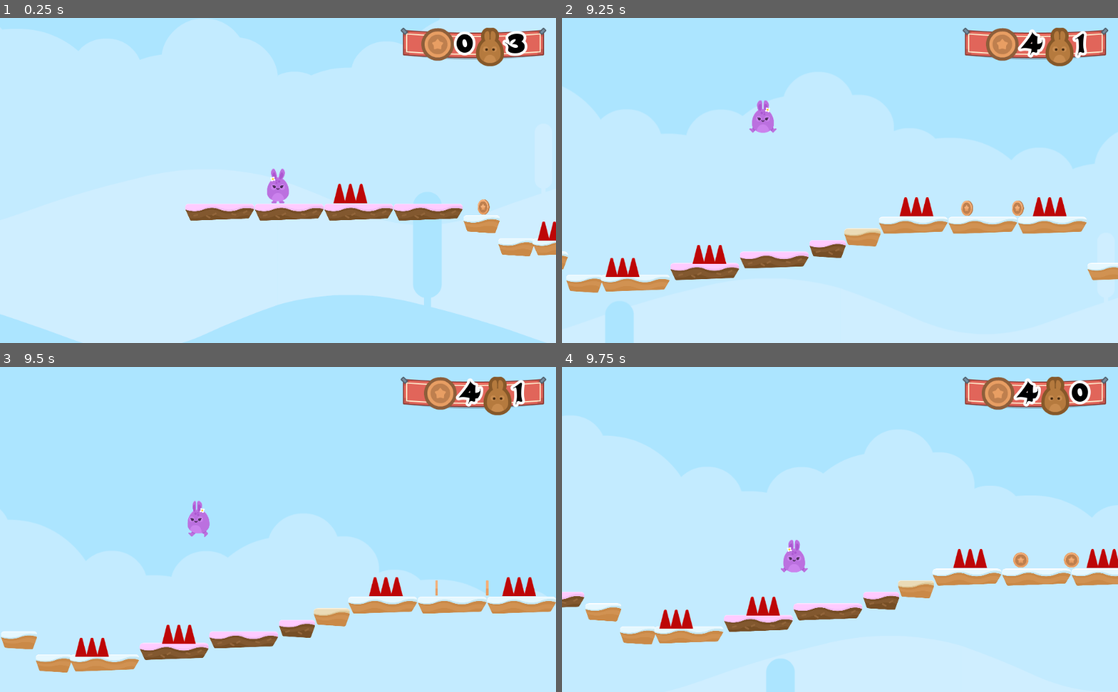
Above: before the commit, frames 1-4 (two rows, left to right).
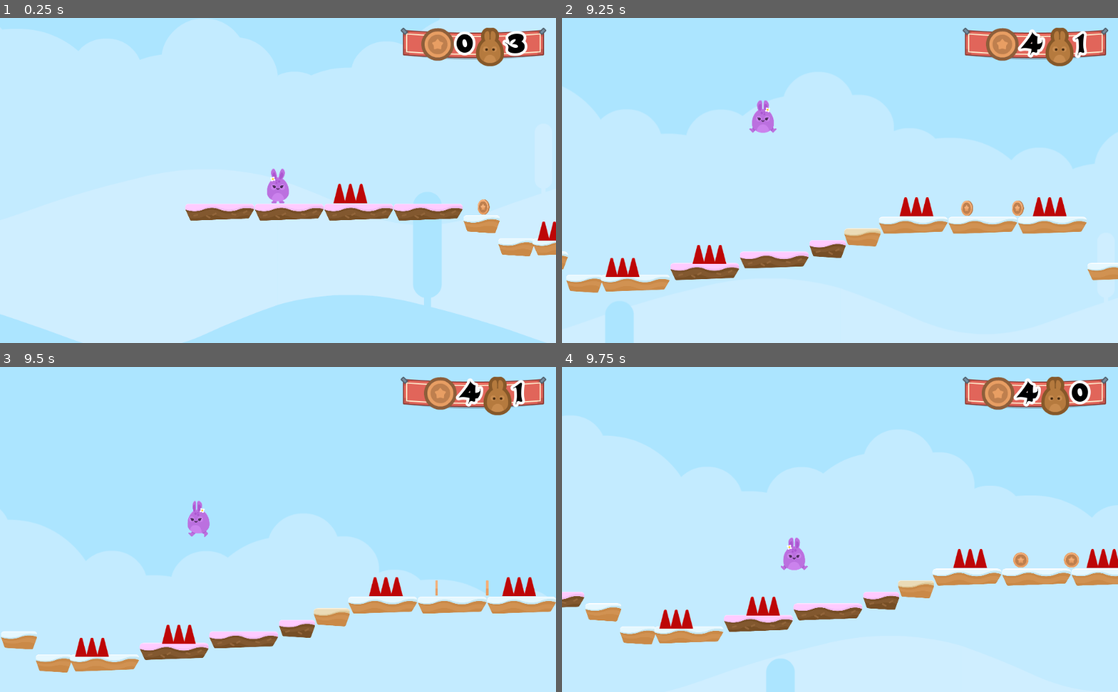
Above: after the commit, the same moments.

Repository: KennedyMungai/SimplePlatformer
Game: Godot game, scene res://Scenes/Levels/Level1.tscn
Two runs of this game, one before a commit and one after it. Both use one fixed random seed, a clock stepped at 60 frames per second and the inputs below.
Inputs:
- Up to frame 1 (0.25 s): no input
- Up to frame 2 (9.25 s): hold D (right) 0.53-2.03 s; tap W (jump) at 0.77, 1.52, 3.02, 3.77, 4.52, 6.02, 6.77, 7.52, 9.02 s; hold A (left) 2.03-4.28 s; hold D (right) 4.28-8.03 s; hold A (left) from 8.03 s (still down)
- Up to frame 3 (9.5 s): keep holding A (left)
- Up to frame 4 (9.75 s): release A (left) at 9.53 s; hold D (right) from 9.53 s (still down)

Frames 1-3 are identical in both runs. In frame 4, 0.1% of the frame differs, in the area x 39-45%, y 52-64%.

Commit message:
Another logic update

Diff:
--- a/Scripts/Player.gd
+++ b/Scripts/Player.gd
@@ -27,6 +27,8 @@
 func apply_gravity() -> void:
 	if(!is_on_floor()):
 		motion.y += GRAVITY;
+	elif(is_on_floor() and motion.y > 0):
+		motion.y = 0;
 	elif(is_on_ceiling()):
 		motion.y = 1;
 	else:
@@ -59,7 +61,7 @@
 func hurt() ->void:
 	position.y -= 1;
 	yield(get_tree(), "idle_frame");
-	motion.y -= JUMP_SPEED;
+	motion.y = -JUMP_SPEED;
 
 
 func boost() -> void:
